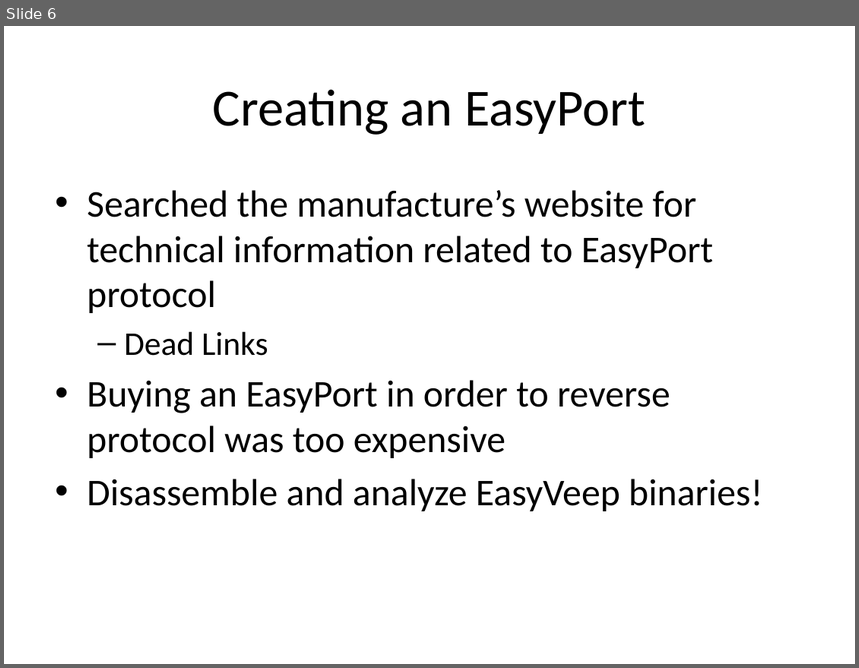
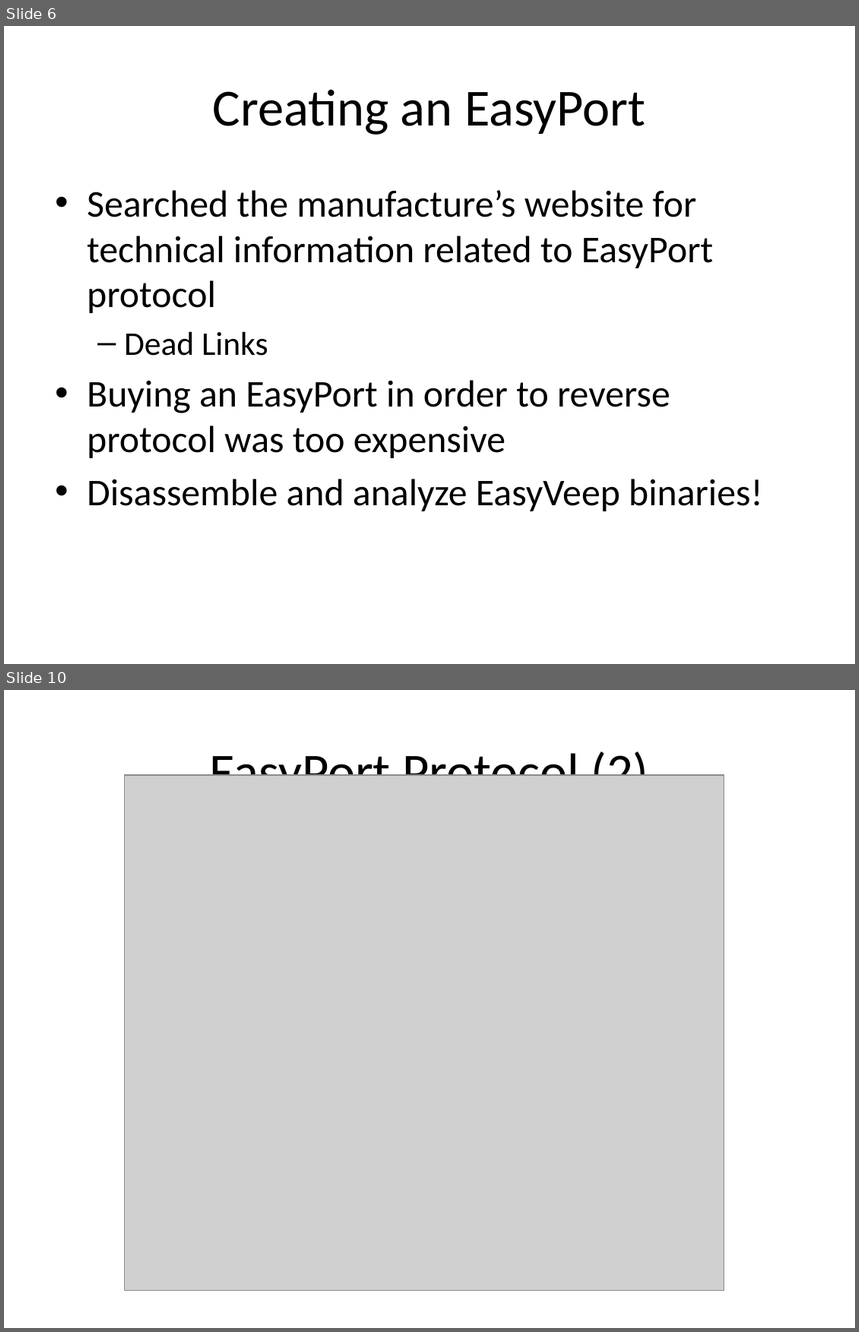
Before and after one commit to benjaminob6/GRP, a slide deck: docs/presentation/Defense.pptx. Shown one above the other, each under a label of ours: slide 6 before the commit, slides 6 and 10 after it; the slides between them are not shown. The pictures are 859x668 and 859x1332 pixels, drawn with LibreOffice and Linux fonts; fonts in the diff are those of the drawing; grey boxes stand for pictures. Boxes give left, top, right and bottom in pixels: in the first picture for what was removed or moved away, otherwise in the second. Text is boxed around its words. In the diff, an @@ line names an element or a change of style, - is before the commit and + after.

```diff
--- a/docs/presentation/Defense.pptx
+++ b/docs/presentation/Defense.pptx
@@ slide 10 added at [4, 690, 855, 1328], background #FFFFFF @@
@@ title added at [210, 746, 648, 776], 44 pt, text #000000 @@
+EasyPort Protocol (2)
@@ picture added at [125, 775, 724, 1291] @@
```
Also in this commit, not shown: 1 slide changed, 14 other slides added, 13 other files.
